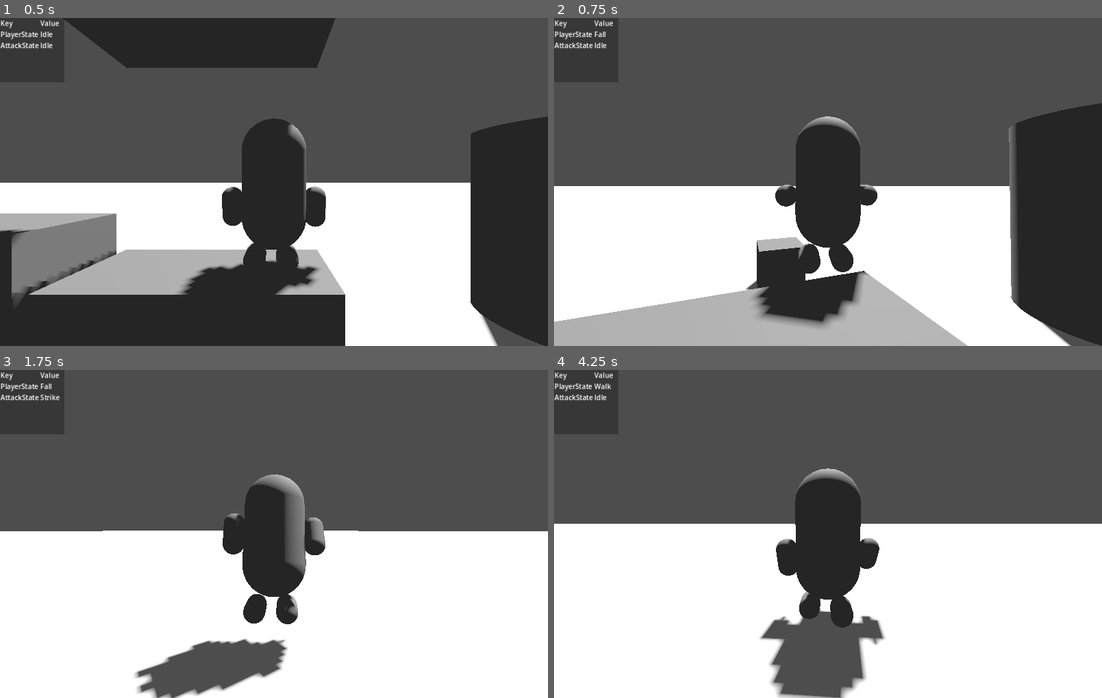
Above: before the commit, frames 1-4 (two rows, left to right).
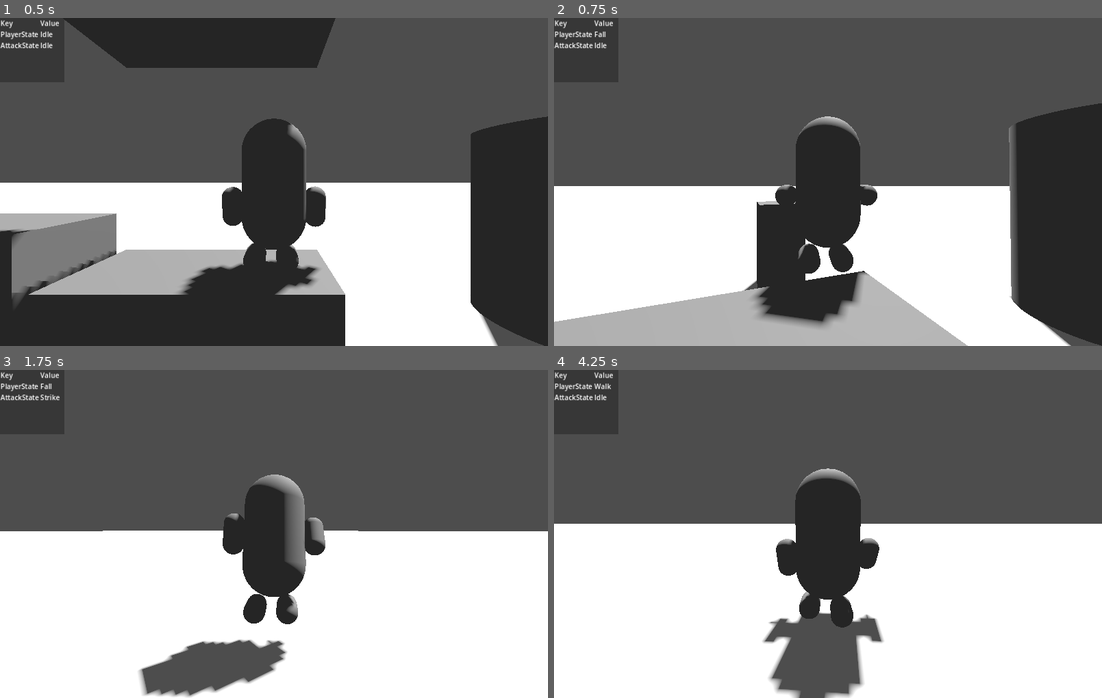
Above: after the commit, the same moments.

Repository: ee0pdt/godot-tps-test
Game: Godot game, scene res://main.tscn
Same seed, same stepped clock (60 frames per second), same inputs: the game is played once before the commit and once after it.
Inputs (mouse positions are in pixels of both pictures, inside the frame that each line leads up to):
- Up to frame 1 (0.5 s): no input
- Up to frame 2 (0.75 s): move the mouse to (855, 182) at 0.52 s; hold Up (forward) from 0.53 s (still down); tap E (interact) at 0.6 s
- Up to frame 3 (1.75 s): keep holding Up (forward); tap Space (jump) at 0.77, 1.52 s; move the mouse to (246, 534) at 1.27 s; click (246, 534) at 1.35 s; tap E (interact) at 1.55 s
- Up to frame 4 (4.25 s): keep holding Up (forward); move the mouse to (838, 527) at 2.02 s; tap E (interact) at 2.1, 2.85, 3.8 s; move the mouse to (822, 540) at 2.77 s; tap Space (jump) at 3.02, 3.77 s; move the mouse to (866, 537) at 3.52 s; click (866, 537) at 3.6 s

Frame 1 is identical in both runs. In frame 2, 1.1% of the frame differs, in the area x 34-46%, y 55-84%; in frame 3, 0.9%; in frame 4, 1.1%.

Commit message:
Tweaks

Diff:
--- a/main.tscn
+++ b/main.tscn
@@ -118,3 +118,17 @@
 
 [node name="Carryable" type="Node" parent="Crate"]
 script = ExtResource("3_l2tyv")
+
+[node name="Crate2" type="RigidBody3D" parent="."]
+transform = Transform3D(1, 0, 0, 0, 1, 0, 0, 0, 1, 0, 1.66104, -1.60972)
+mass = 30.0
+
+[node name="MeshInstance3D" type="MeshInstance3D" parent="Crate2"]
+mesh = SubResource("BoxMesh_ef7v5")
+skeleton = NodePath("../..")
+
+[node name="CollisionShape3D" type="CollisionShape3D" parent="Crate2"]
+shape = SubResource("BoxShape3D_phrk6")
+
+[node name="Carryable" type="Node" parent="Crate2"]
+script = ExtResource("3_l2tyv")
--- a/player/player.gd
+++ b/player/player.gd
@@ -16,7 +16,8 @@
 @onready var camera_base: Node3D = $CameraBase
 @onready var camera_pivot: Node3D = $CameraBase/CameraPivot
 @onready var animation_tree : AnimationTree = $AnimationTree
-@onready var carry_range: RayCast3D = $CarryRange
+@onready var low_carry_ray: RayCast3D = $LowCarryRay
+@onready var high_carry_ray: RayCast3D = $HighCarryRay
 @onready var carry_position: Node3D = $CarryPosition
 
 var carried_object : RigidBody3D
@@ -45,8 +46,13 @@
 		if carried_object:
 			carried_object.freeze = false
 			carried_object = null
-		elif carry_range.get_collider():
-			carried_object = carry_range.get_collider()
+		elif high_carry_ray.get_collider():
+			carried_object = high_carry_ray.get_collider()
+			#carried_object.freeze_mode = RigidBody3D.FREEZE_MODE_KINEMATIC
+			carried_object.freeze = true
+			#carried_object.collision_mask = 0
+		elif low_carry_ray.get_collider():
+			carried_object = low_carry_ray.get_collider()
 			#carried_object.freeze_mode = RigidBody3D.FREEZE_MODE_KINEMATIC
 			carried_object.freeze = true
 			#carried_object.collision_mask = 0
--- a/player/player.tscn
+++ b/player/player.tscn
@@ -603,5 +603,8 @@
 [node name="CarryPosition" type="Node3D" parent="."]
 transform = Transform3D(1, 0, -1.5246e-23, -1.5246e-23, -4.37114e-08, -1, 0, 1, -4.37114e-08, 0, 0, -0.834998)
 
-[node name="CarryRange" type="RayCast3D" parent="."]
+[node name="LowCarryRay" type="RayCast3D" parent="."]
 transform = Transform3D(1, 0, -1.5246e-23, -1.5246e-23, -4.37114e-08, -1, 0, 1, -4.37114e-08, 0, -0.470109, 0)
+
+[node name="HighCarryRay" type="RayCast3D" parent="."]
+transform = Transform3D(1, 0, -1.5246e-23, -1.5246e-23, -4.37114e-08, -1, 0, 1, -4.37114e-08, 0, 0.038773, 0)
